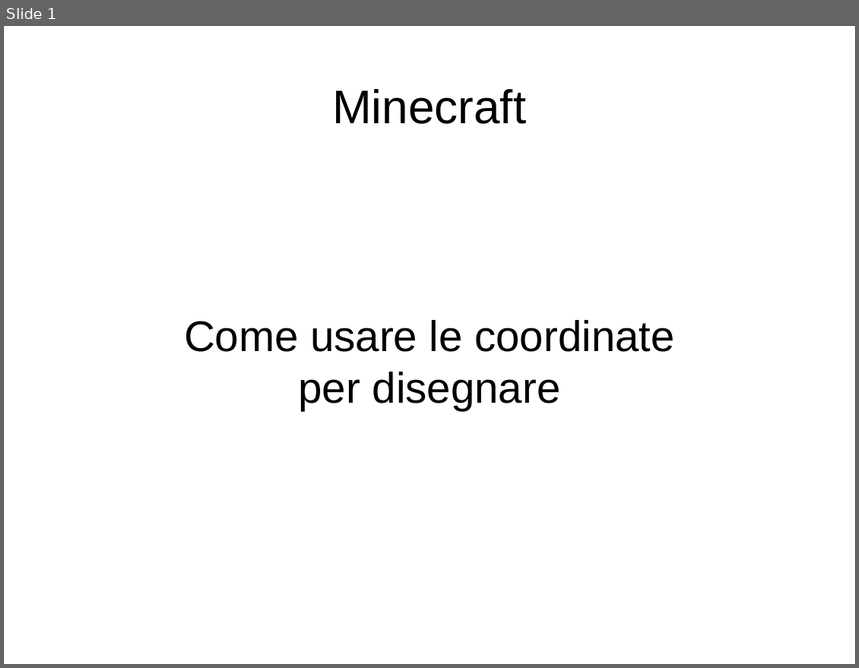
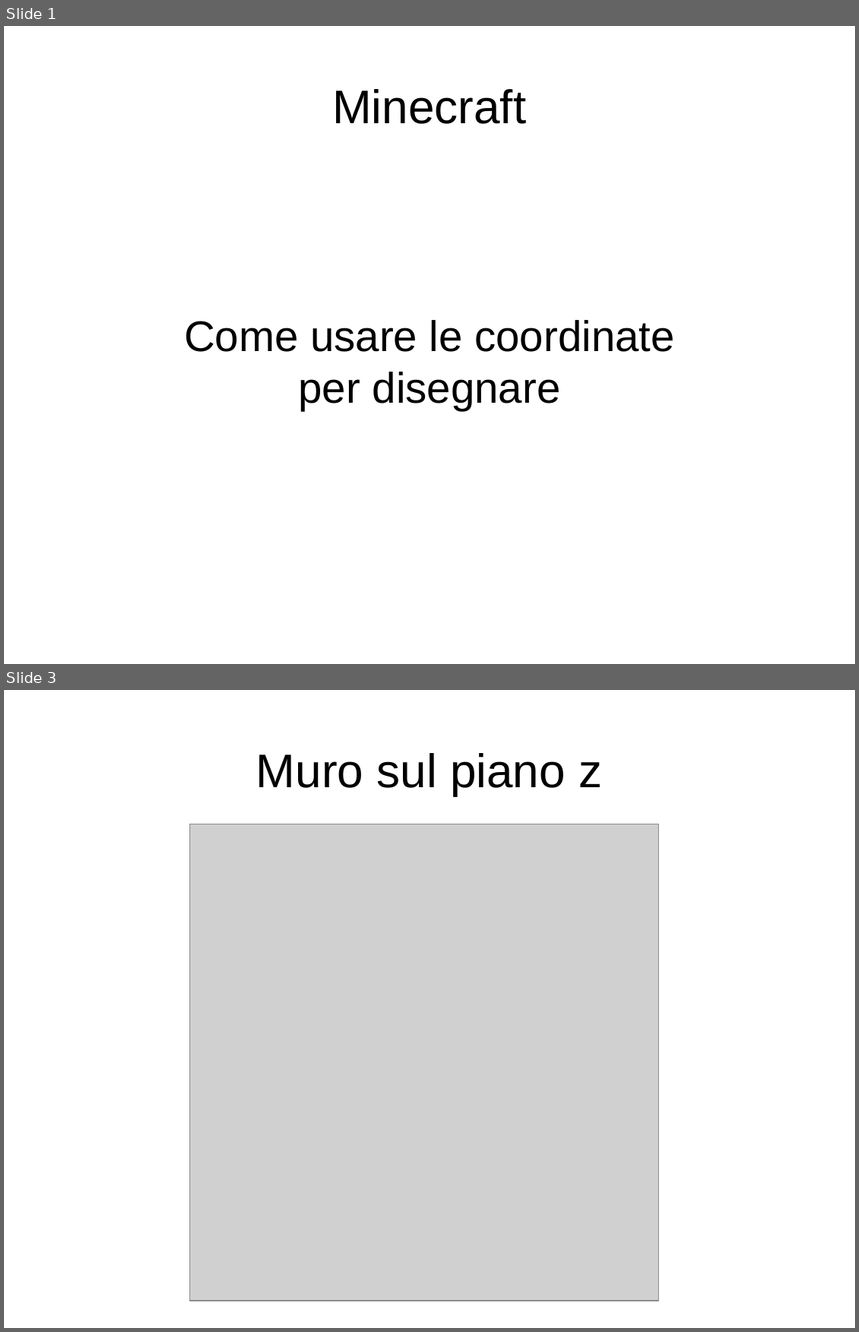
Before and after one commit to kronwiz/randomstuff, a slide deck: minecraft/uso_delle_coordinate.odp. Shown one above the other, each under a label of ours: slide 1 before the commit, slides 1 and 3 after it; the slides between them are not shown. The pictures are 859x668 and 859x1332 pixels, drawn with LibreOffice and Linux fonts; fonts in the diff are those of the drawing; grey boxes stand for pictures. Boxes give left, top, right and bottom in pixels: in the first picture for what was removed or moved away, otherwise in the second. Text is boxed around its words. In the diff, an @@ line names an element or a change of style, - is before the commit and + after.

```diff
--- a/minecraft/uso_delle_coordinate.odp
+++ b/minecraft/uso_delle_coordinate.odp
@@ slide 3 added at bbox=[4, 690, 855, 1328], background #FFFFFF @@
@@ title added at bbox=[256, 753, 602, 796], 44 pt, text #000000 @@
+Muro sul piano z
@@ picture added at bbox=[189, 825, 659, 1302] @@
```
Also in this commit, not shown: 3 other slides added, 3 slides removed, 1 other file.
